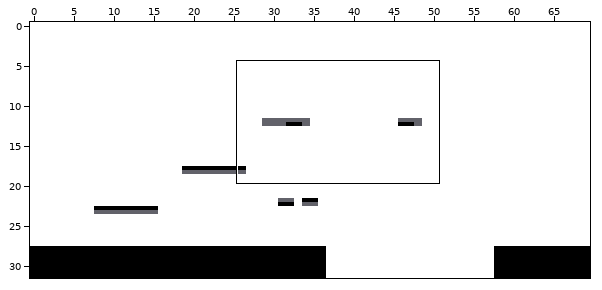
Level history. Tiled map: resources/maps/map8.tmx. Above: a wide view before the commit, with the close-up outlined.
Close-up. Before the edit:
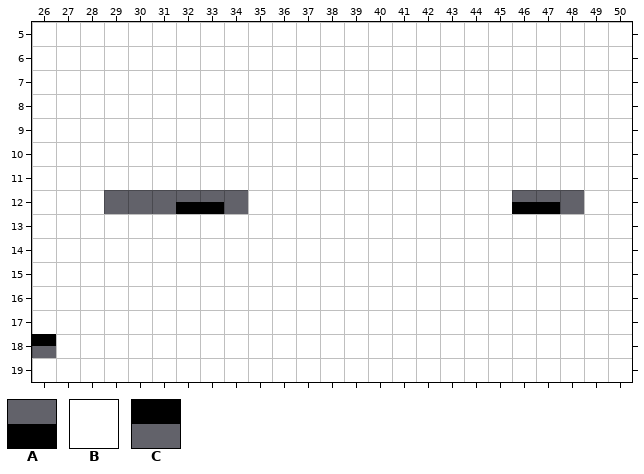
Cells are 16x16 px. Shown: x 26..50, y 5..19.
Key: from "black_white_tileset": A 1, B 14, C 21.
_ is an empty cell.
Layer "Tile Layer 1" before, first column x 26:
 5 BBBBBBBBBBBBBBBBBBBBBBBBB
 6 BBBBBBBBBBBBBBBBBBBBBBBBB
 7 BBBBBBBBBBBBBBBBBBBBBBBBB
 8 BBBBBBBBBBBBBBBBBBBBBBBBB
 9 BBBBBBBBBBBBBBBBBBBBBBBBB
10 BBBBBBBBBBBBBBBBBBBBBBBBB
11 BBBBBBBBBBBBBBBBBBBBBBBBB
12 BBB___AA_BBBBBBBBBBBAA_BB
13 BBBBBBBBBBBBBBBBBBBBBBBBB
14 BBBBBBBBBBBBBBBBBBBBBBBBB
15 BBBBBBBBBBBBBBBBBBBBBBBBB
16 BBBBBBBBBBBBBBBBBBBBBBBBB
17 BBBBBBBBBBBBBBBBBBBBBBBBB
18 CBBBBBBBBBBBBBBBBBBBBBBBB
19 BBBBBBBBBBBBBBBBBBBBBBBBB
New version:
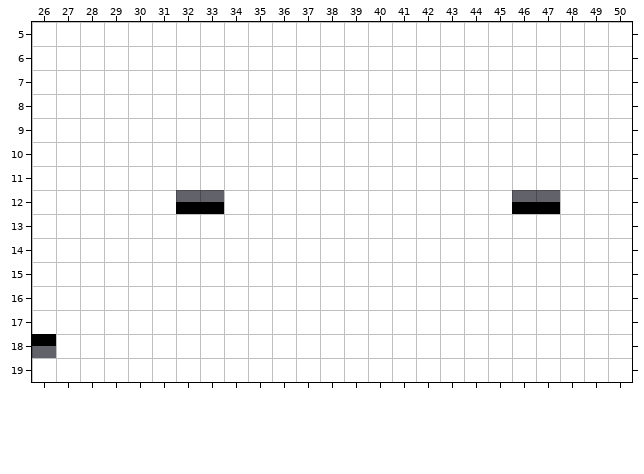
Difference:
{"where": "layer \"Tile Layer 1\""}
{"y":12,"x":29,"old":"___","new":"BBB"}
{"y":12,"x":34,"old":"_","new":"B"}
{"y":12,"x":48,"old":"_","new":"B"}
{"label":"added","picture_box":[104,190,176,214]}
{"label":"added","picture_box":[224,190,248,214]}
{"label":"added","picture_box":[560,190,584,214]}
